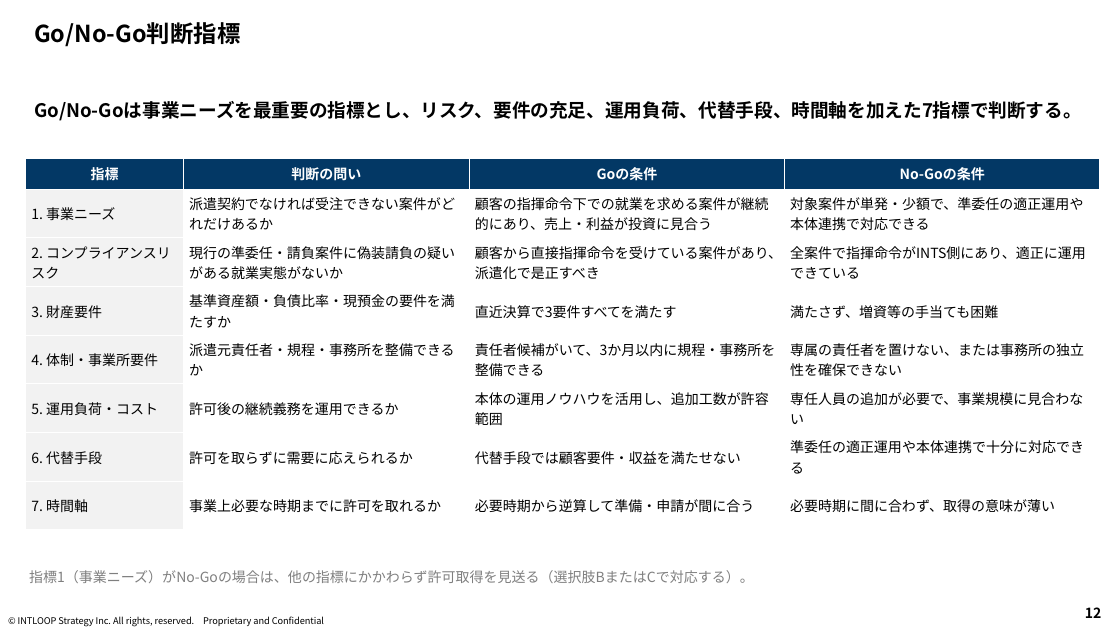
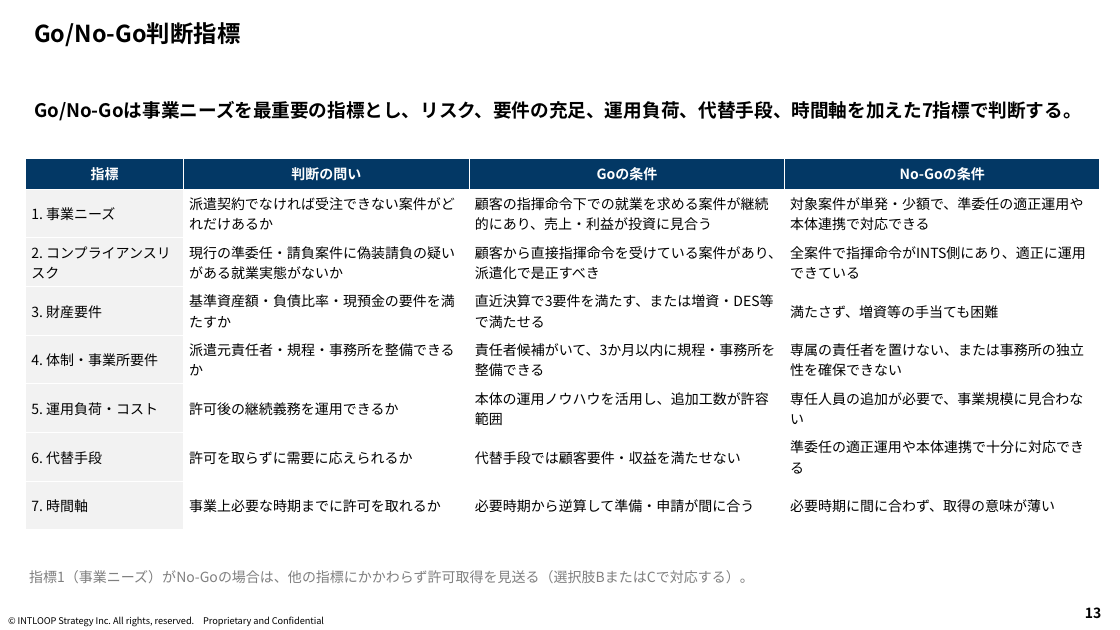
Before and after one commit to mkomko2011/For-AI, a slide deck: slide 13 of INTS_派遣業許可検討/INTS_派遣業許可検討_報告資料.pptx (slide 12 before the commit). Drawn at 1120x630 pixels with LibreOffice and Linux fonts; fonts in the diff are those of the drawing; background and template pictures are left out. Boxes give left, top, right and bottom in pixels: in the first picture for what was removed or moved away, otherwise in the second. Text is boxed around its words. In the diff, an @@ line names an element or a change of style, - is before the commit and + after.

```diff
--- a/INTS_派遣業許可検討/INTS_派遣業許可検討_報告資料.pptx
+++ b/INTS_派遣業許可検討/INTS_派遣業許可検討_報告資料.pptx
@@ table at [26,158,1100,530] @@
-row 4, column 3: 直近決算で3要件すべてを満たす
+row 4, column 3: 直近決算で3要件を満たす、または増資・DES等で満たせる
@@ page number at [1085,607,1101,618]: text changed @@
-12
+13
```
Also in this commit, not shown: 13 other slides changed, 1 slide added, 1 other file.
